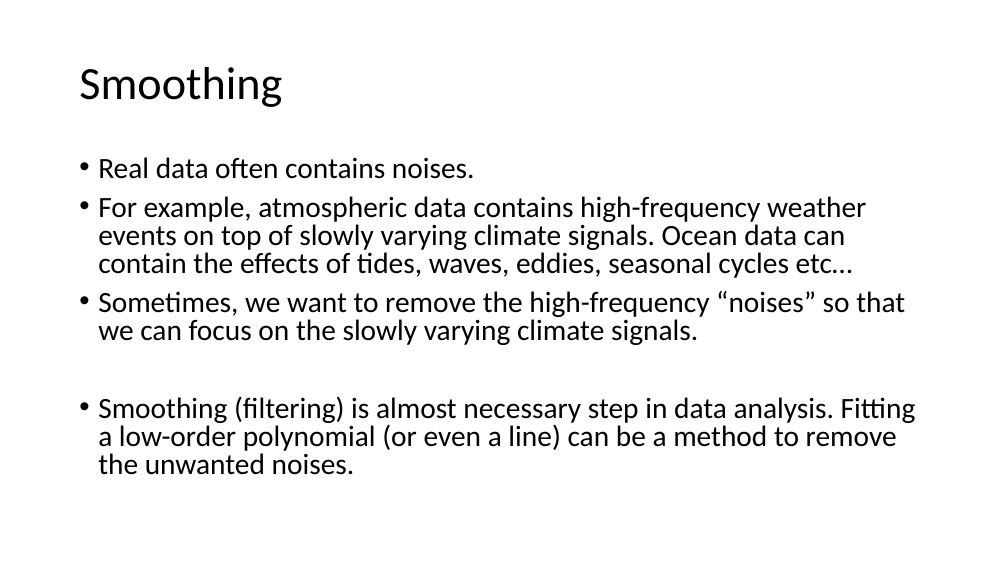
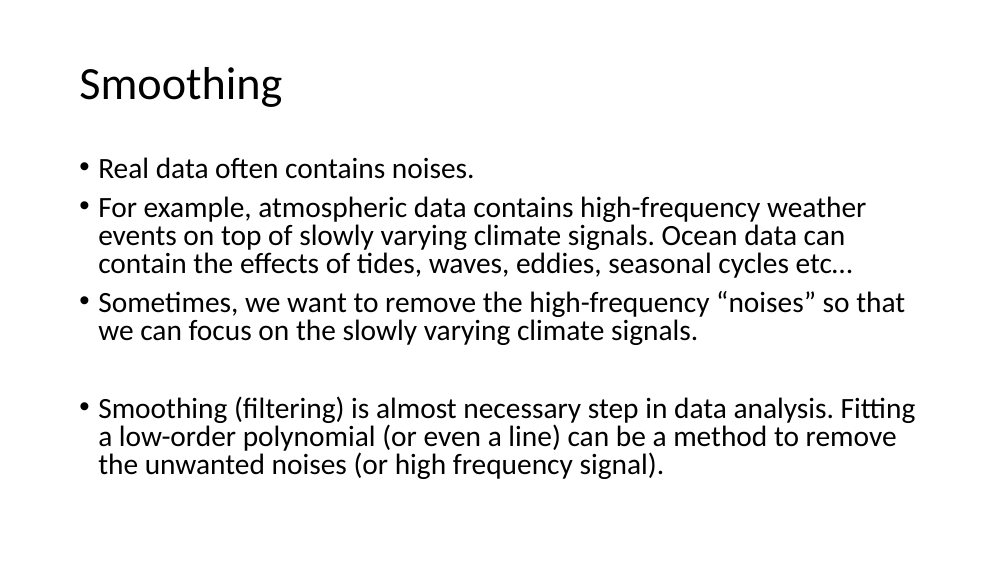
Before and after one commit to pengfeiliu371/EAS2655_S2023, a slide deck: slide 14 of slides/Week6.pptx. Drawn at 1008x567 pixels with LibreOffice and Linux fonts; fonts in the diff are those of the drawing. Boxes give left, top, right and bottom in pixels: in the first picture for what was removed or moved away, otherwise in the second. Text is boxed around its words. In the diff, an @@ line names an element or a change of style, - is before the commit and + after.

```diff
--- a/slides/Week6.pptx
+++ b/slides/Week6.pptx
@@ text at bbox=[98, 396, 916, 479]: text changed @@
-• Smoothing (filtering) is almost necessary step in data analysis. Fitting a low-order polynomial (or even a line) can be a method to remove the unwanted noises.
+• Smoothing (filtering) is almost necessary step in data analysis. Fitting a low-order polynomial (or even a line) can be a method to remove the unwanted noises (or high frequency signal).
```
Also in this commit, not shown: 2 other slides changed, 3 other files.
